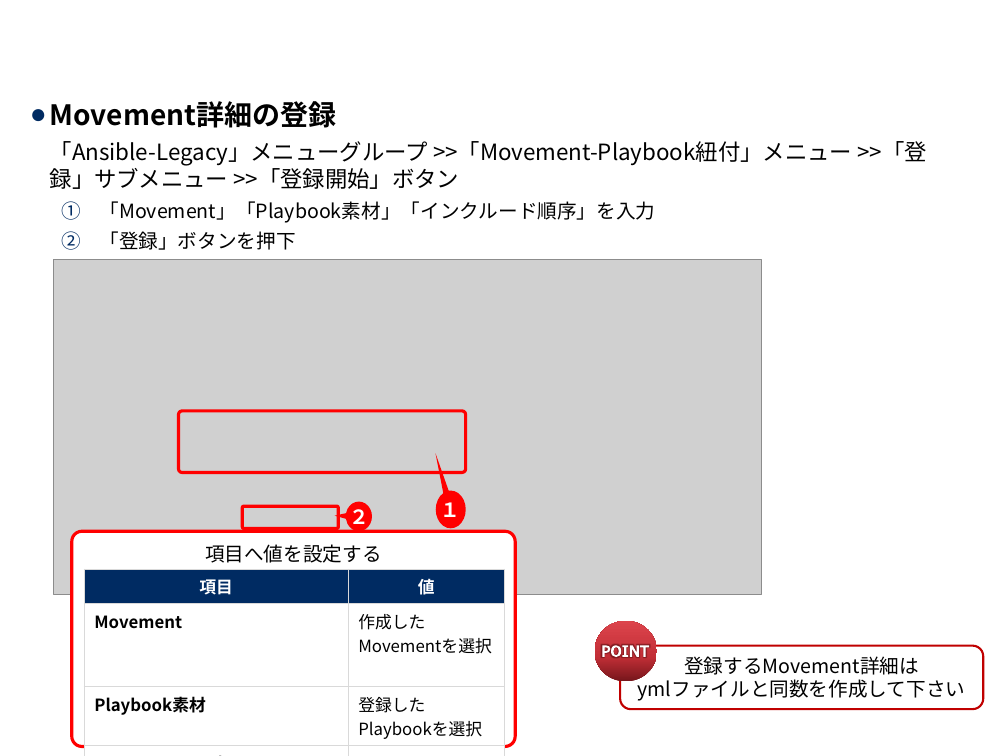
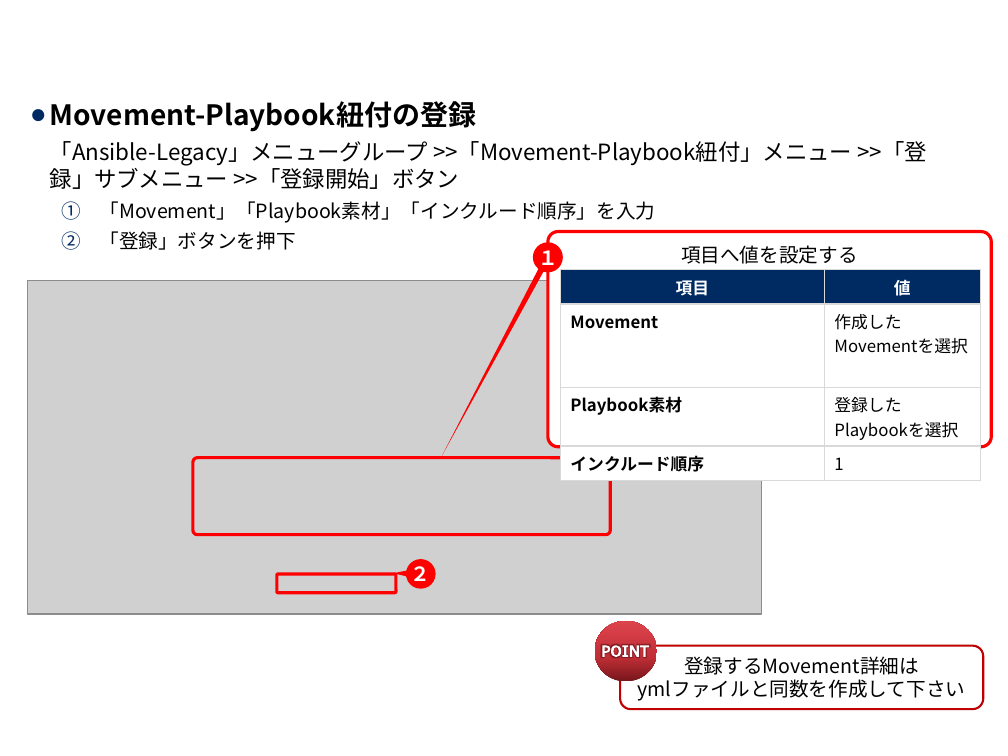
Before and after one commit to exastro-suite/it-automation-docs, a slide deck: slide 17 of asset/Learn_ja/ITA-Conductor_practice_ja.pptx. Drawn at 1008x756 pixels with LibreOffice and Linux fonts; fonts in the diff are those of the drawing; grey boxes stand for pictures; background and template pictures are left out. Boxes give left, top, right and bottom in pixels: in the first picture for what was removed or moved away, otherwise in the second. Text is boxed around its words. In the diff, an @@ line names an element or a change of style, - is before the commit and + after.

```diff
--- a/asset/Learn_ja/ITA-Conductor_practice_ja.pptx
+++ b/asset/Learn_ja/ITA-Conductor_practice_ja.pptx
@@ text at box(50, 101, 477, 132): text changed @@
-● Movement詳細の登録
+● Movement-Playbook紐付の登録
@@ rounded rectangle "項目へ値を設定する": place and size @@
-rounded rectangle "項目へ値を設定する" at box(72, 531, 515, 747)
+rounded rectangle "項目へ値を設定する" at box(548, 232, 992, 448)
@@ speech bubble "１": place and size @@
-speech bubble "１" at box(435, 491, 466, 528)
+speech bubble "１" at box(533, 242, 563, 272)
@@ speech bubble "１" at box(533, 242, 563, 272): proportions changed @@
@@ table: place and size @@
-table at box(85, 570, 505, 743)
+table at box(560, 269, 981, 476)
@@ picture: place and size @@
-picture at box(53, 259, 761, 594)
+picture at box(27, 281, 761, 614)
@@ rounded rectangle: place and size @@
-rounded rectangle at box(178, 411, 466, 473)
+rounded rectangle at box(193, 458, 610, 534)
@@ speech bubble "２": place and size @@
-speech bubble "２" at box(346, 502, 372, 531)
+speech bubble "２" at box(406, 559, 436, 589)
@@ rounded rectangle: place and size @@
-rounded rectangle at box(242, 506, 338, 528)
+rounded rectangle at box(277, 574, 396, 593)
```
Also in this commit, not shown: 18 other slides changed, 1 other file.
